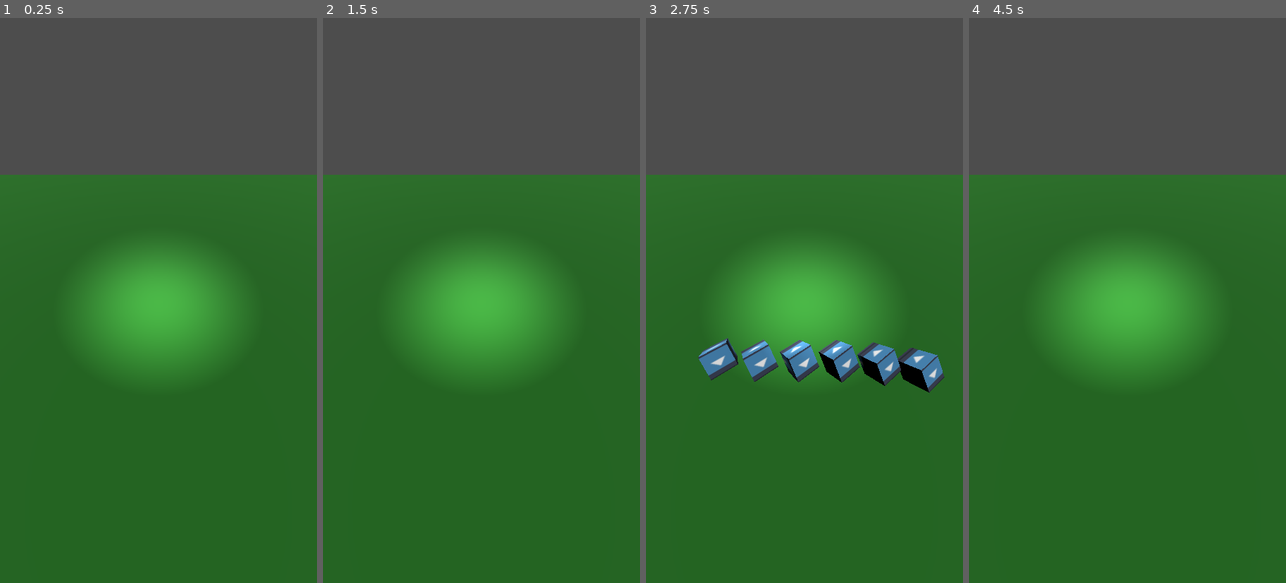
Above: before the commit, frames 1-4 (left to right).
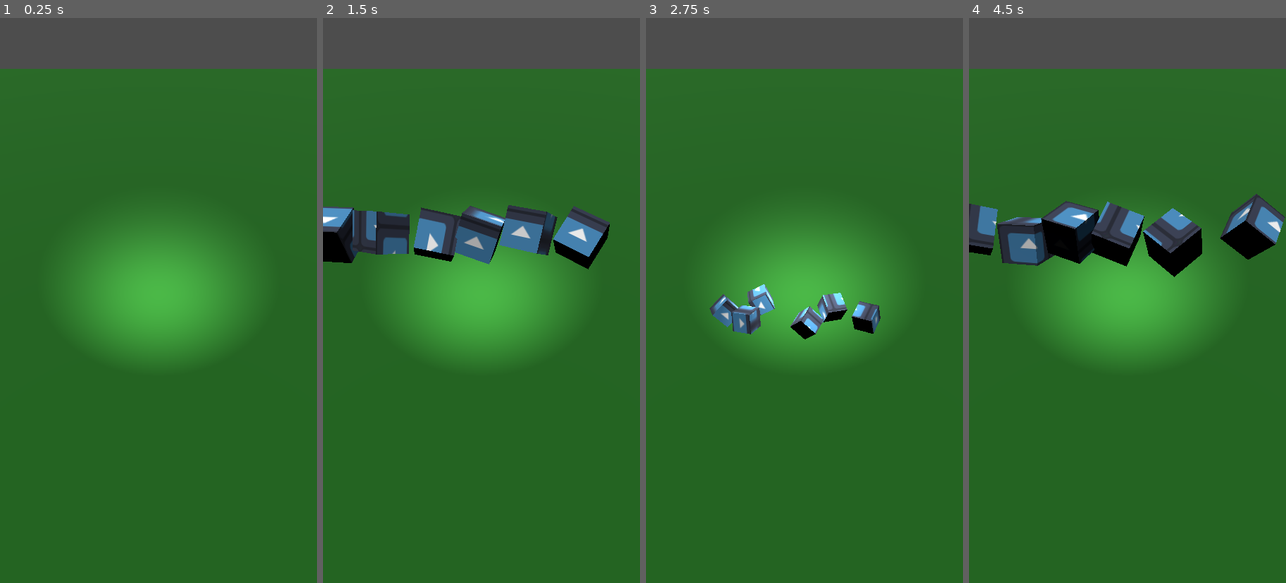
Above: after the commit, the same moments.

Repository: SocratesDz/Dice10K
Game: Godot game, scene res://game.tscn
Two runs of this game, one before a commit and one after it. Both use one fixed random seed, a clock stepped at 60 frames per second and the inputs below. The engine's default icon, where the game draws it, is replaced by a stand-in: a white triangle on a blue panel in a dark square.
Inputs:
- Up to frame 1 (0.25 s): no input
- Up to frame 2 (1.5 s): tap Space (throw) at 0.6, 1.35 s
- Up to frame 3 (2.75 s): tap Space (throw) at 2.1 s
- Up to frame 4 (4.5 s): tap Space (throw) at 2.85, 3.6, 4.35 s

The runs differ from the first frame. In frame 1, 20% of the frame differs, in the area x 0-100%, y 9-43%; in frame 2, 26%; in frame 3, 26%; in frame 4, 26%, in the area x 0-100%, y 9-46%.

Commit message:
feat: wip: add calculate score function

Diff:
--- a/die.gd
+++ b/die.gd
@@ -15,8 +15,7 @@
 
 
 func _physics_process(delta):
-	if not cast and linear_velocity.length_squared() < 0.001:
-		print(get_value())
+	if not cast and stopped_moving():
 		cast = true
 
 ## Return the value of the dice. If no face is strictly up, returns 0.
@@ -30,3 +29,6 @@
 		return face_value_map[face_up]
 	else:
 		return 0
+
+func stopped_moving() -> bool:
+	return linear_velocity.length_squared() < 0.001
--- a/die.tscn
+++ b/die.tscn
@@ -19,7 +19,7 @@
 points = PackedVector3Array(0.08, 0.08, 0.08, 0.08, 0.08, -0.08, -0.08, 0.08, 0.08, 0.08, -0.08, 0.08, 0.08, -0.08, -0.08, -0.08, 0.08, -0.08, -0.08, -0.08, 0.08, -0.08, -0.08, -0.08)
 
 [node name="Die" type="RigidBody3D"]
-mass = 0.04
+mass = 0.4
 physics_material_override = SubResource("PhysicsMaterial_auvbn")
 script = ExtResource("1_0laps")
 
--- a/game.gd
+++ b/game.gd
@@ -3,22 +3,41 @@
 @onready var dice = $Dice.get_children()
 @onready var throw_point = $ThrowPoint
 
-# Called when the node enters the scene tree for the first time.
-func _ready():
-	pass # Replace with function body.
+const IMPULSE_FACTOR = 0.5
+const TORQUE_FACTOR = 0.01
 
 func _physics_process(delta):
 	if Input.is_action_just_pressed("throw"):
 		throw_dice()
+
+	# If all dice stopped moving
+	var stopped_dice = 0
+	for die in dice:
+		if(die.stopped_moving()):
+			stopped_dice += 1
+	if stopped_dice == 6:
+		calculate_score()
 
 func throw_dice():
 	# Set die to marker point
 	for i in dice.size():
 		var die = dice[i]
 		# Position dice horizontally in linear fashion
-		die.position = throw_point.position + ((i - dice.size()/2) * Vector3(0.20, 0, 0))
+		var margin_x = 0.20
+		die.position = throw_point.position + \
+			((i - dice.size()/2) * Vector3(margin_x, 0, 0))
 		die.rotation = Vector3.ZERO
+		die.set_linear_velocity(Vector3.ZERO)
 		# Apply impulse forward
-		die.apply_impulse(Vector3.FORWARD * 0.03)
+		die.apply_impulse(Vector3.FORWARD * IMPULSE_FACTOR)
 		# Apply torque impulse
-		die.apply_torque_impulse(Vector3(-1.0, 0, 0) * 0.01)
+		die.apply_torque_impulse(Vector3.FORWARD * TORQUE_FACTOR)
+
+func calculate_score() -> int:
+	var dice_chances = {1: 0, 2: 0, 3: 0, 4: 0, 5: 0, 6: 0}
+	for die: Die in dice:
+		var die_value = die.get_value()
+		if die_value:
+			dice_chances[die_value] += 1
+	print(dice_chances)
+	return 0
--- a/game.tscn
+++ b/game.tscn
@@ -10,9 +10,8 @@
 [node name="Board" parent="." instance=ExtResource("1_854io")]
 
 [node name="Camera3D" type="Camera3D" parent="."]
-transform = Transform3D(1, 0, 0, 0, 0.62205, 0.782977, 0, -0.782977, 0.62205, 0, 1.18728, 0.970814)
+transform = Transform3D(1, 0, 0, 0, 0.62205, 0.782977, 0, -0.782977, 0.62205, 0, 2.50689, 2.12781)
 current = true
-fov = 124.7
 
 [node name="DirectionalLight3D" type="SpotLight3D" parent="."]
 transform = Transform3D(1, 0, 0, 0, 0.258819, 0.965926, 0, -0.965926, 0.258819, 0, 1.05526, 0.256072)
Not shown, changed: README.md
